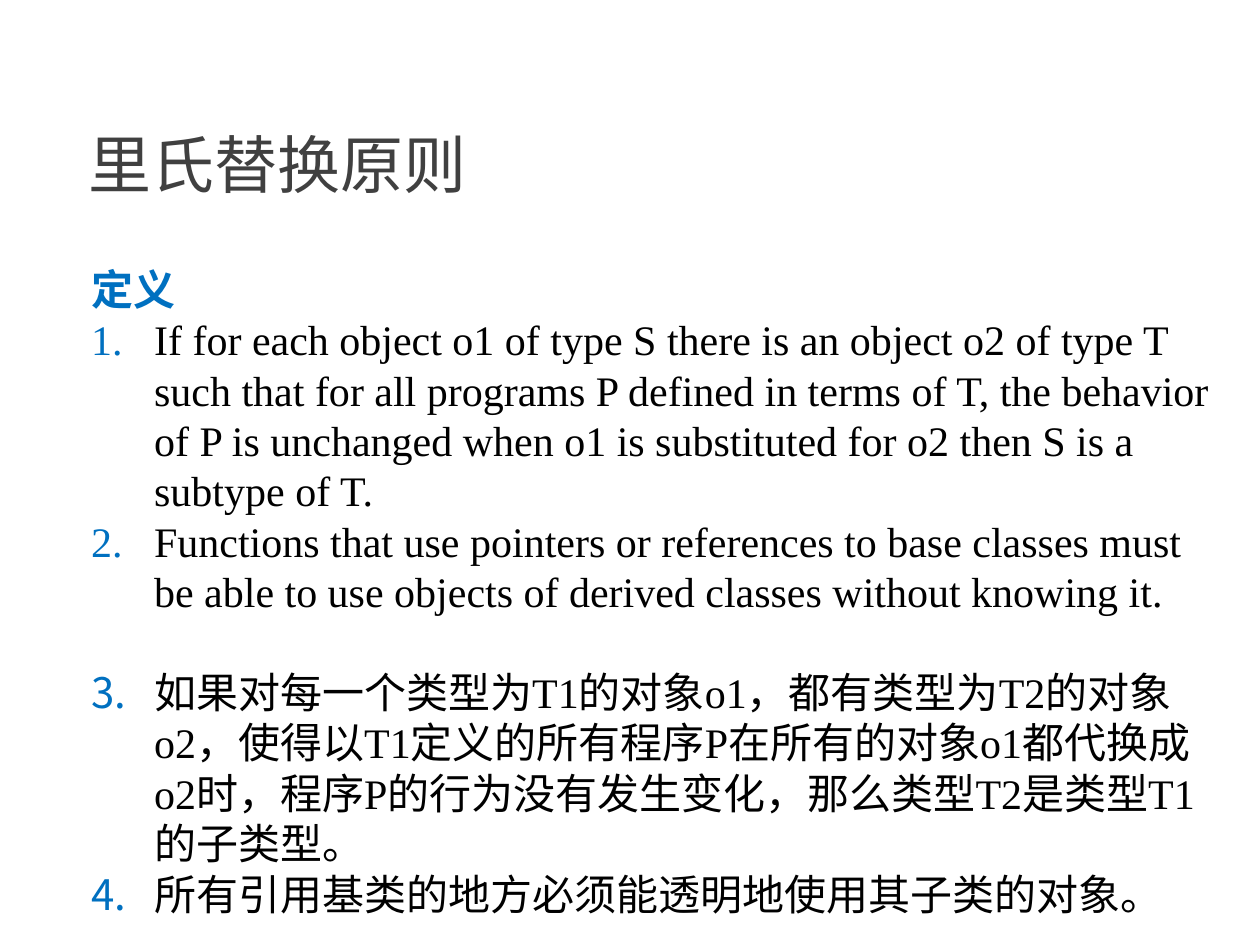
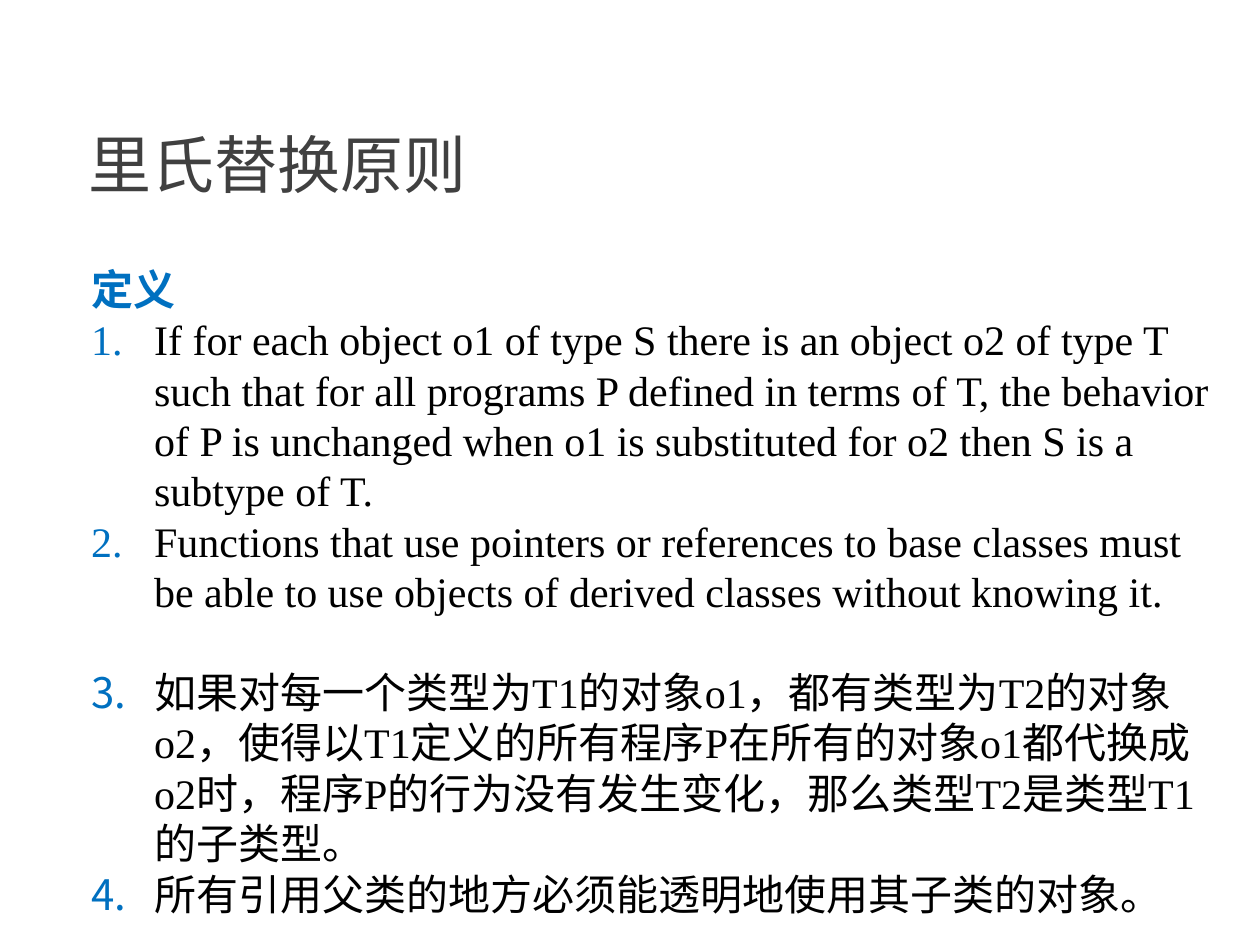
Before and after one commit to NewGr8Player/My-PPT, a slide deck: slide 12 of Design pattern/23种设计模式详解.pptx (slide 13 before the commit). Drawn at 1260x945 pixels with LibreOffice and Linux fonts; fonts in the diff are those of the drawing. Boxes give left, top, right and bottom in pixels: in the first picture for what was removed or moved away, otherwise in the second. Text is boxed around its words. In the diff, an @@ line names an element or a change of style, - is before the commit and + after.

```diff
--- a/Design pattern/23种设计模式详解.pptx
+++ b/Design pattern/23种设计模式详解.pptx
@@ text at <box>154,874,1162,914</box>: text changed @@
-4. 所有引用基类的地方必须能透明地使用其子类的对象。
+4. 所有引用父类的地方必须能透明地使用其子类的对象。
```
Also in this commit, not shown: 1 other slide changed.
